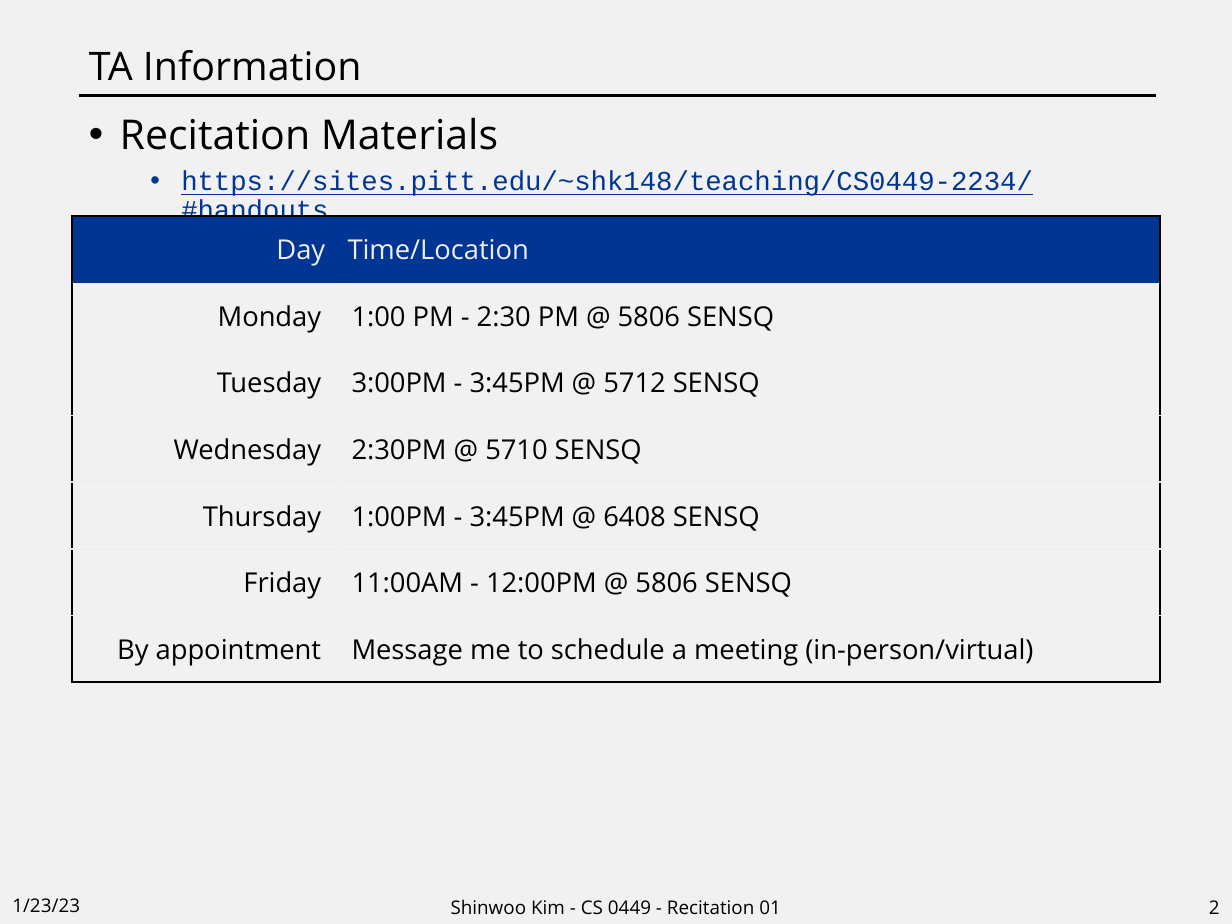
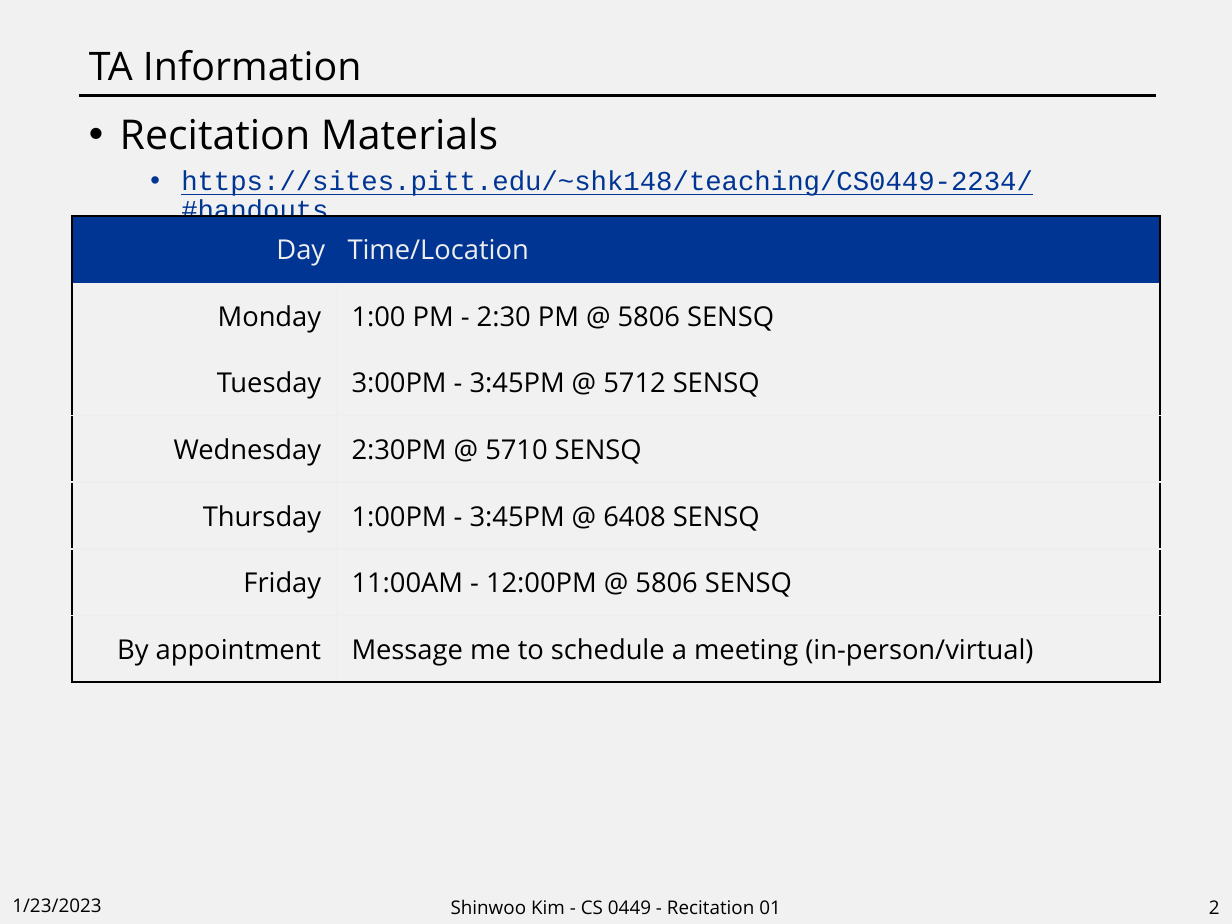
Before and after one commit to shinwookim/website-archive, a slide deck: slide 2 of teaching/CS0449-2234/rec01.pptx. Drawn at 1232x924 pixels with LibreOffice and Linux fonts; fonts in the diff are those of the drawing. Boxes give left, top, right and bottom in pixels: in the first picture for what was removed or moved away, otherwise in the second. Text is boxed around its words. In the diff, an @@ line names an element or a change of style, - is before the commit and + after.

```diff
--- a/teaching/CS0449-2234/rec01.pptx
+++ b/teaching/CS0449-2234/rec01.pptx
@@ text at [12, 898, 101, 913]: text changed @@
-1/23/23
+1/23/2023
```
Also in this commit, not shown: 1 other slide changed, 7 slides added, 3 other files.
